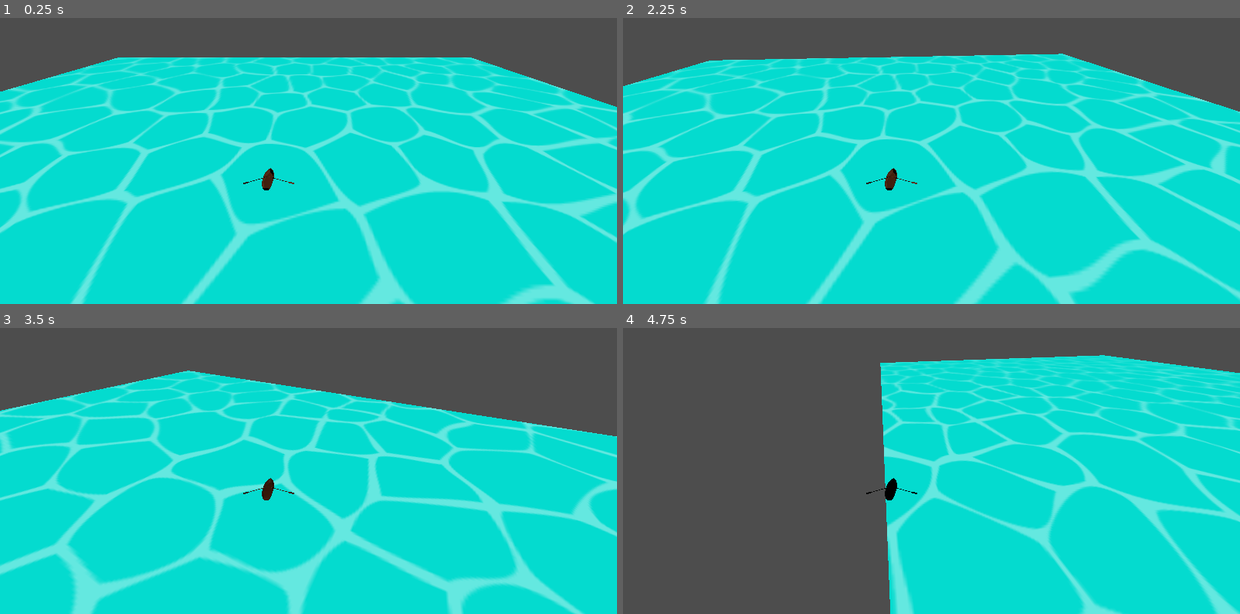
Above: before the commit, frames 1-4 (two rows, left to right).
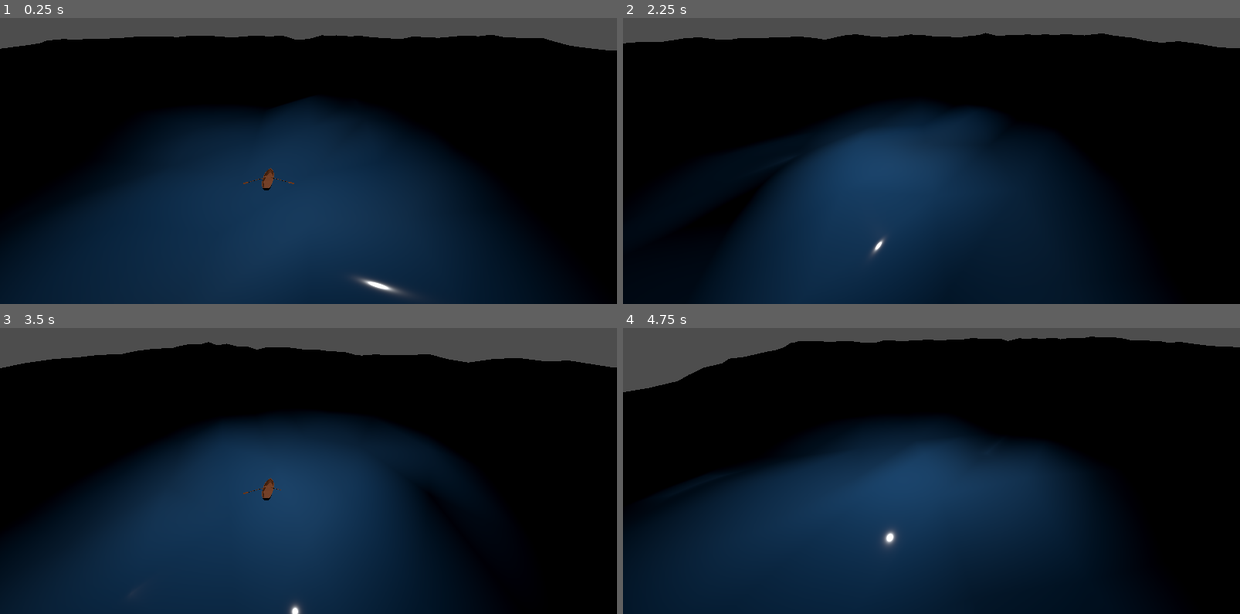
Above: after the commit, the same moments.

Repository: HephaistosForge/AnOdysseyThroughTime
Game: Godot game, scene res://world/ocean/ocean.tscn
The game is run twice, just before and just after one commit, with the same random seed, the same clock (stepped at 60 frames per second) and the same inputs.
Inputs:
- Up to frame 1 (0.25 s): no input
- Up to frame 2 (2.25 s): hold D (turn_right) 0.53-1.28 s; hold S (move_backwards) 1.28-2.03 s; hold D (turn_right) from 2.03 s (still down)
- Up to frame 3 (3.5 s): release D (turn_right) at 2.78 s; hold W (move_forwards) from 2.78 s (still down)
- Up to frame 4 (4.75 s): release W (move_forwards) at 3.53 s; hold Left (turn_left) from 3.53 s (still down)

The runs differ from the first frame. In frame 1, 93% of the frame differs, in the area x 0-100%, y 5-100%; in frame 2, 93%; in frame 3, 91%; in frame 4, 93%.

Commit message:
Add water shader

Diff:
--- a/world/ocean/ocean.tscn
+++ b/world/ocean/ocean.tscn
@@ -1,17 +1,33 @@
-[gd_scene load_steps=4 format=3 uid="uid://do7cwpg6tht1h"]
+[gd_scene load_steps=8 format=3 uid="uid://nw8wbyufev5i"]
 
+[ext_resource type="Shader" path="res://world/ocean/water.gdshader" id="1_8qx3y"]
 [ext_resource type="PackedScene" uid="uid://c4splgee3fdum" path="res://entities/ships/ship.tscn" id="1_cfrkg"]
-[ext_resource type="Texture2D" uid="uid://dehfojo737s8k" path="res://world/ocean/water.png" id="2_kwlug"]
 
 [sub_resource type="BoxMesh" id="BoxMesh_vplt3"]
 size = Vector3(0.1, 1, 0.1)
+
+[sub_resource type="FastNoiseLite" id="FastNoiseLite_3bilh"]
+
+[sub_resource type="NoiseTexture2D" id="NoiseTexture2D_1fb50"]
+noise = SubResource("FastNoiseLite_3bilh")
+
+[sub_resource type="ShaderMaterial" id="ShaderMaterial_hqk6h"]
+render_priority = 0
+shader = ExtResource("1_8qx3y")
+shader_parameter/noise = SubResource("NoiseTexture2D_1fb50")
+
+[sub_resource type="PlaneMesh" id="PlaneMesh_iacdl"]
+material = SubResource("ShaderMaterial_hqk6h")
+size = Vector2(50, 50)
+subdivide_width = 32
+subdivide_depth = 32
 
 [node name="ocean" type="Node3D"]
 
 [node name="ship" parent="." instance=ExtResource("1_cfrkg")]
 
-[node name="OmniLight3D" type="OmniLight3D" parent="."]
-transform = Transform3D(1, 0, 0, 0, 1, 0, 0, 0, 1, 2.33439, 1.80299, 0)
+[node name="OmniLight3D" type="OmniLight3D" parent="ship"]
+transform = Transform3D(1, 0, 0, 0, 1, 0, 0, 0, 1, 0, 2, 0)
 
 [node name="CPUParticles3D" type="CPUParticles3D" parent="."]
 visible = false
@@ -24,6 +40,6 @@
 [node name="Camera3D" type="Camera3D" parent="."]
 transform = Transform3D(1, 0, 0, 0, 0.809335, 0.587347, 0, -0.587347, 0.809335, 0, 7.30701, 5.83753)
 
-[node name="Sprite3D" type="Sprite3D" parent="."]
-transform = Transform3D(4.42928, 0, 0, 0, 0.109276, 1.0859, 0, -4.72805, 0.0250977, -0.358104, -0.915847, -0.403091)
-texture = ExtResource("2_kwlug")
+[node name="WaterShader" type="MeshInstance3D" parent="."]
+transform = Transform3D(1, 0, 0, 0, 1, 0, 0, 0, 1, 0, -0.5, 0)
+mesh = SubResource("PlaneMesh_iacdl")
--- /dev/null
+++ b/world/ocean/water.gdshader
@@ -0,0 +1,34 @@
+shader_type spatial;
+
+uniform sampler2D noise;
+
+float wave(vec2 position) {
+	position += texture(noise, position / 10.0).x * 2.0 - 1.0;
+	vec2 wv = 1.0 - abs(sin(position));
+	return pow(1.0 - pow(wv.x * wv.y, 0.65), 4.0);
+}
+
+float height(vec2 position, float time) {
+	float d = wave((position + time) * 0.4) * 0.3;
+	d += wave((position - time) * 0.3) * 0.3;
+	d += wave((position + time) * 0.5) * 0.2;
+	d += wave((position - time) * 0.6) * 0.2;
+	return d;
+}
+
+void vertex() {
+	vec2 pos = VERTEX.xz;
+	float k = height(pos, TIME);
+	VERTEX.y = k;
+	NORMAL = normalize(vec3(k - height(pos + vec2(0.1, 0.0), TIME), 0.1, k - height(pos + vec2(0.0, 0.1), TIME)));
+}
+
+void fragment() {
+	float fresnel = sqrt(1.0 - dot(NORMAL, VIEW));
+	RIM = 0.2;
+	METALLIC = 0.0;
+	ROUGHNESS = 0.1 * (1.0 - fresnel);
+
+	ALBEDO = vec3(0.1, 0.3, 0.5) + (0.1 * fresnel); // Bright water
+	// ALBEDO = vec3(0.01, 0.03, 0.05) + (0.1 * fresnel); // Dark water
+}
